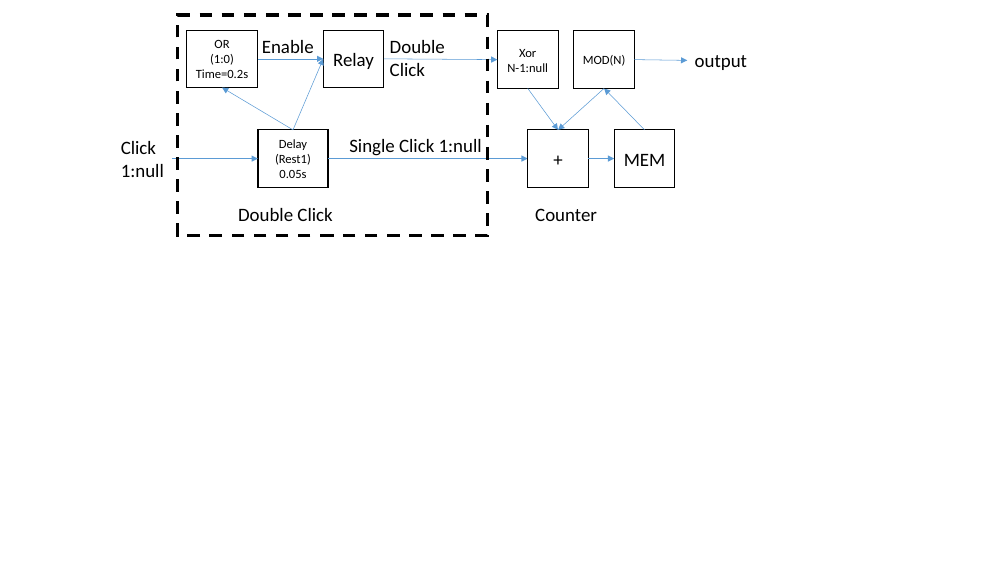
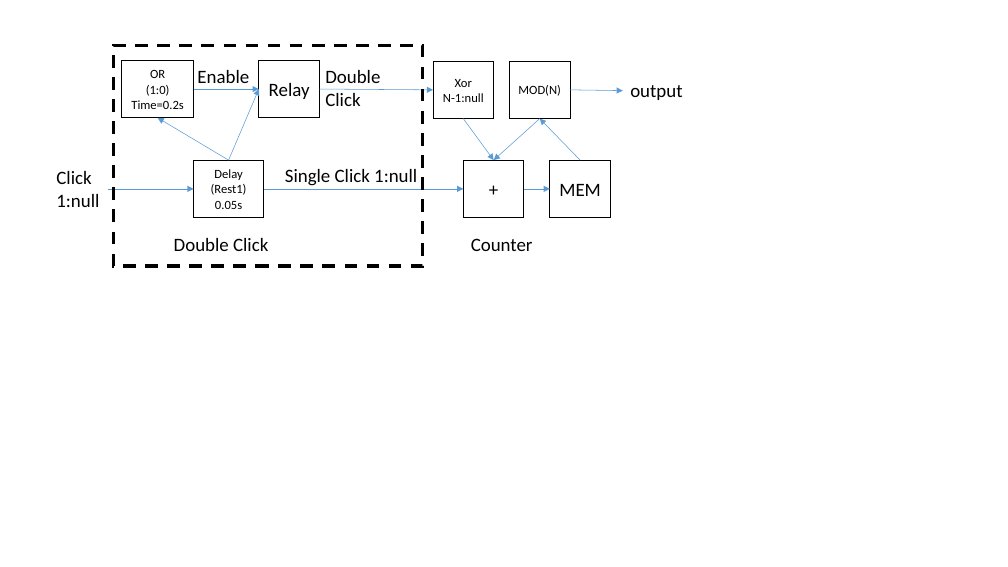
Before and after one commit to panhao4812/GameTools, a slide deck: slide 6 of BaroAngEditor/BaroAngEditor/mods/Lines.pptx (slide 7 before the commit). Drawn at 1008x567 pixels with LibreOffice and Linux fonts; fonts in the diff are those of the drawing. Boxes give left, top, right and bottom in pixels: in the first picture for what was removed or moved away, otherwise in the second. Text is boxed around its words. In the diff, an @@ line names an element or a change of style, - is before the commit and + after.

```diff
--- a/BaroAngEditor/BaroAngEditor/mods/Lines.pptx
+++ b/BaroAngEditor/BaroAngEditor/mods/Lines.pptx
@@ 11 arrows, 8 rectangles, 7 texts moved together from (x1=121, y1=15, x2=747, y2=236) to (x1=56, y1=45, x2=682, y2=266) @@
```
Also in this commit, not shown: 5 other slides changed, 1 slide added.
